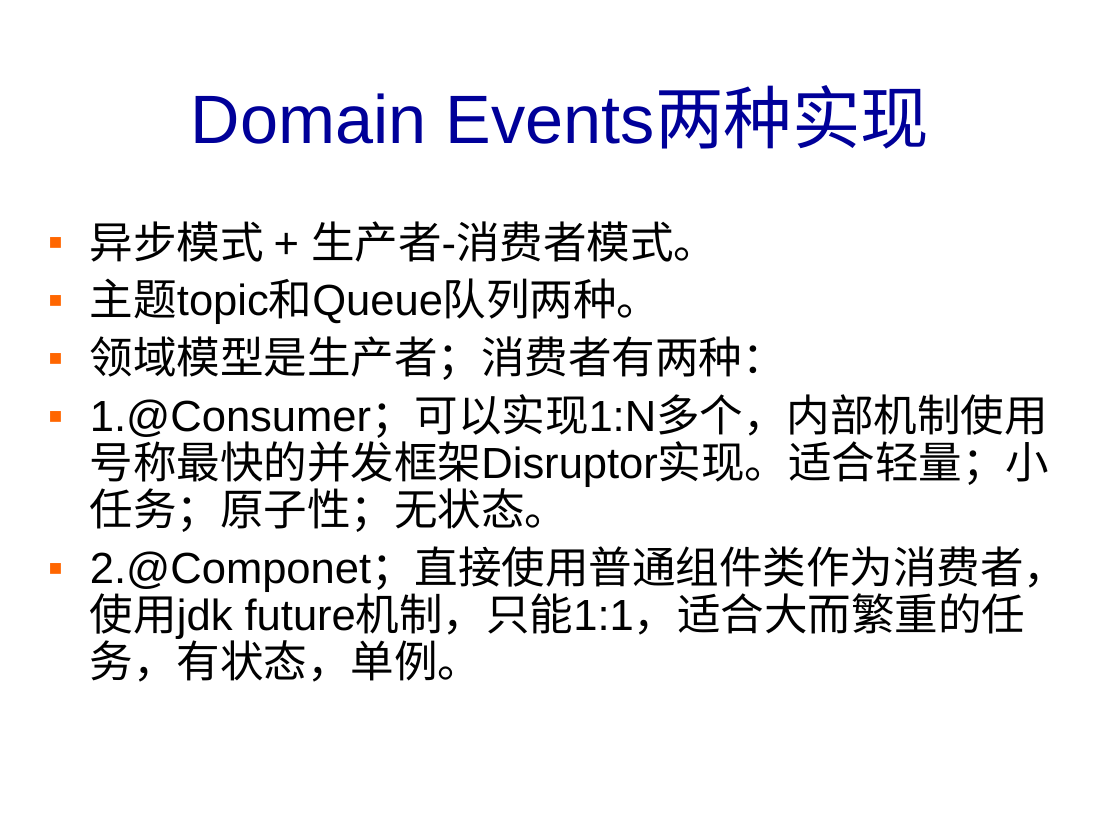
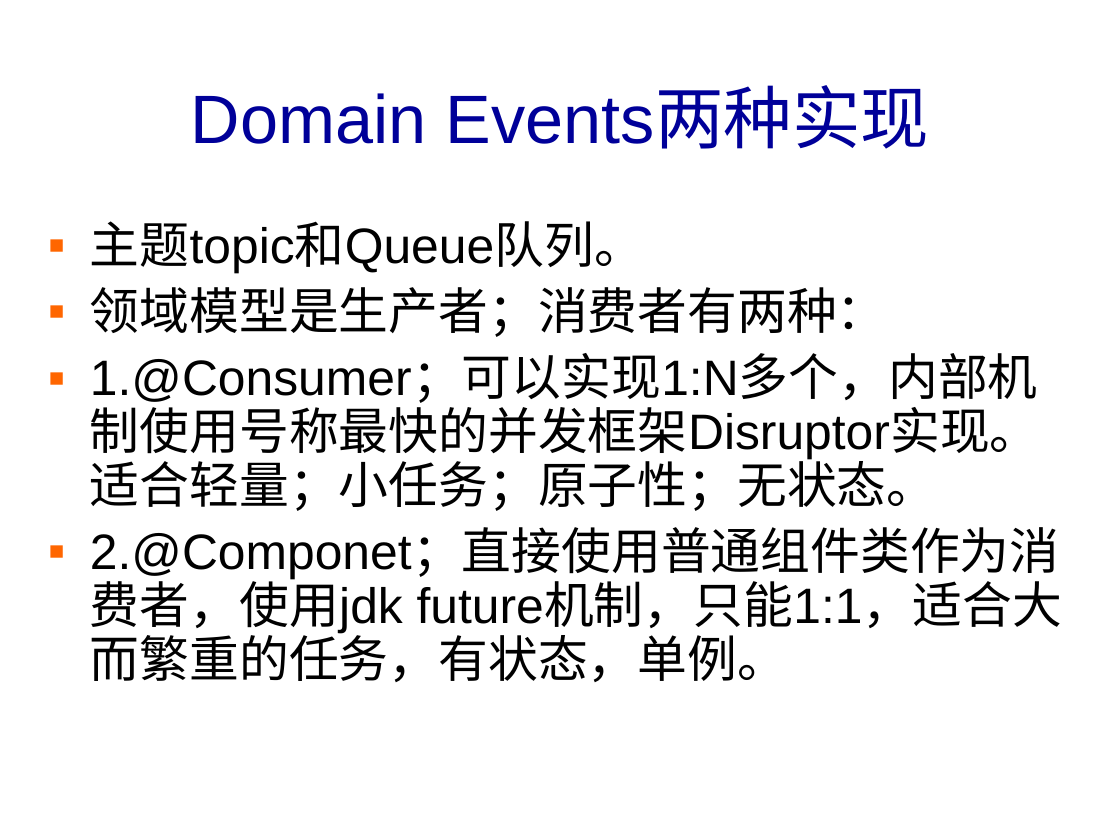
Before and after one commit to banq/jdonframework, a slide deck: slide 20 of doc/chinese/JdonFramework.ppt (slide 19 before the commit). Drawn at 1120x840 pixels with LibreOffice and Linux fonts; fonts in the diff are those of the drawing; background and template pictures are left out. Boxes give left, top, right and bottom in pixels: in the first picture for what was removed or moved away, otherwise in the second. Text is boxed around its words. In the diff, an @@ line names an element or a change of style, - is before the commit and + after.

```diff
--- a/doc/chinese/JdonFramework.ppt
+++ b/doc/chinese/JdonFramework.ppt
@@ text at (90,221,644,274): text changed; size 28 to 32 pt @@
-▪ 异步模式 + 生产者-消费者模式。
-▪ 主题topic和Queue队列两种。
+▪ 主题topic和Queue队列。
@@ text at (90,287,1062,682): size 28 to 32 pt; more space between paragraphs @@
```
Also in this commit, not shown: 2 other slides changed, 4 slides added, 16 other files.
